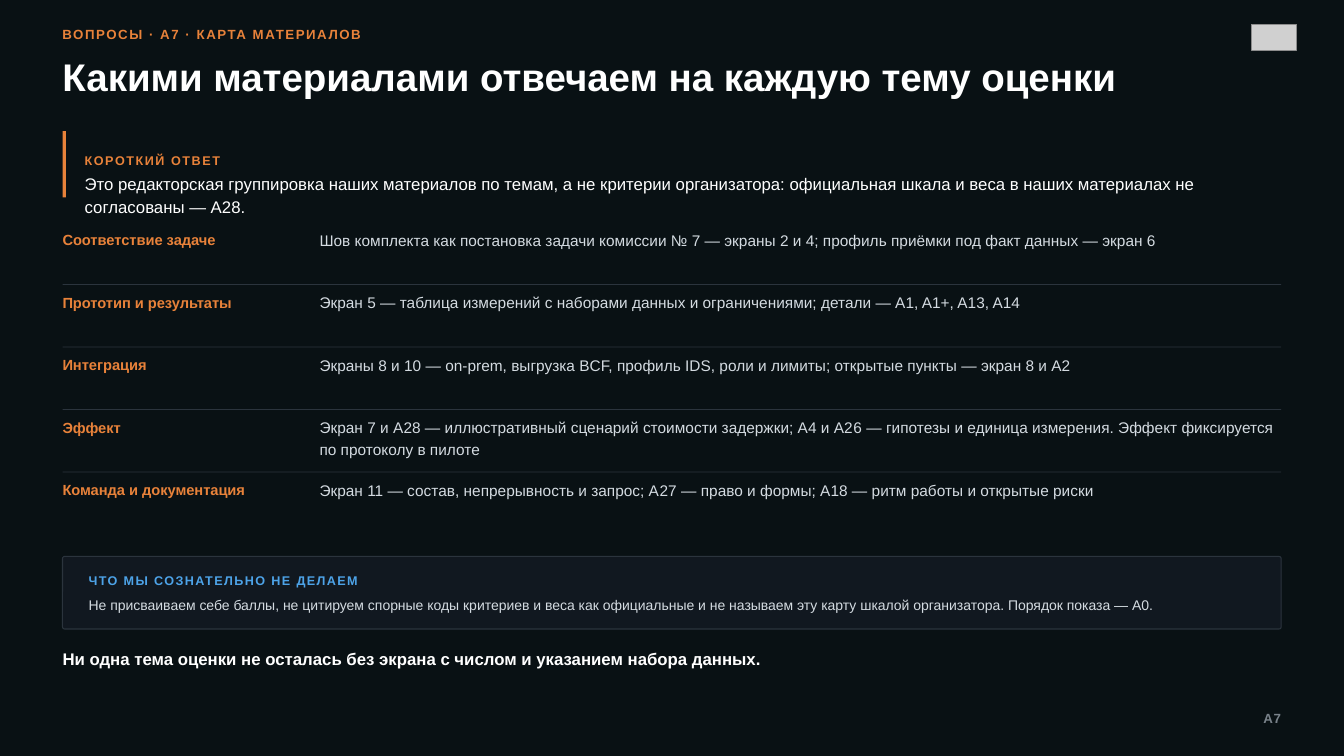
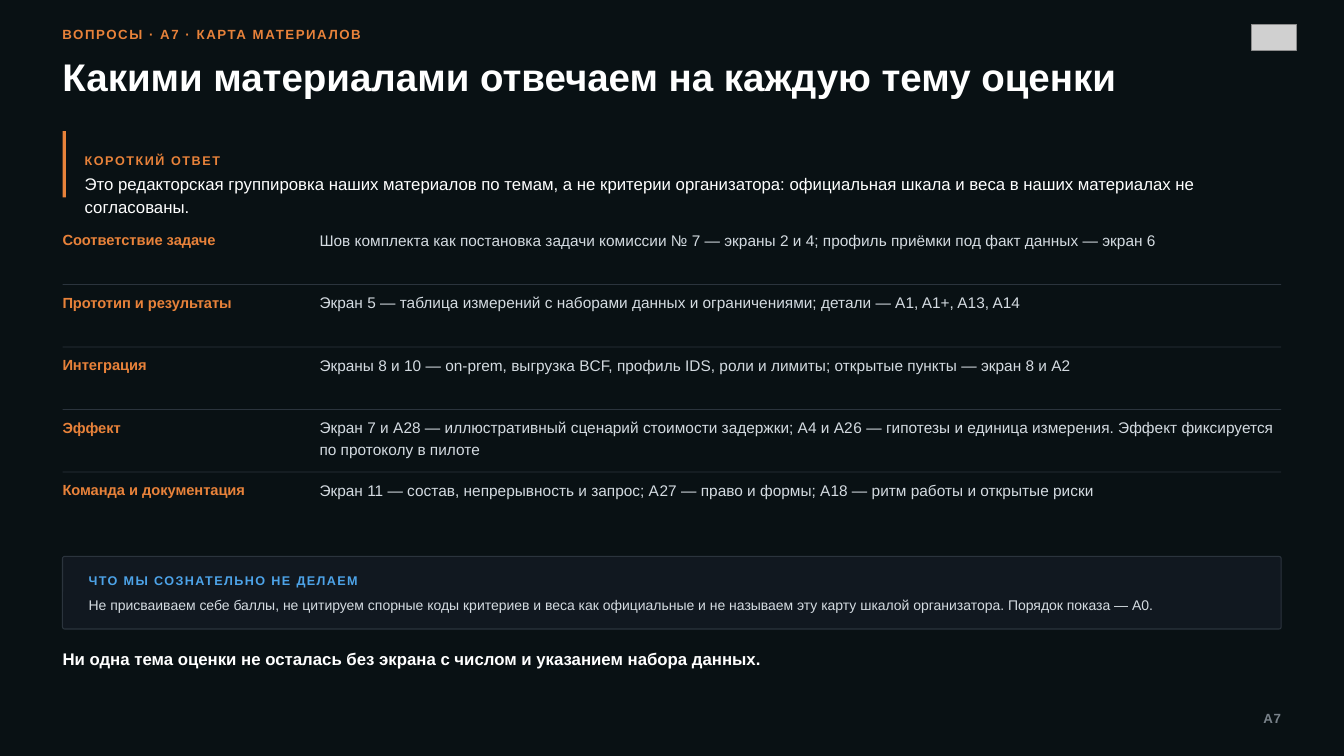
Before and after one commit to KonkovDV/AeroBIM, a slide deck: slide 20 of submission/03-presentation/AeroBIM-full.pptx. Drawn at 1344x756 pixels with LibreOffice and Linux fonts; fonts in the diff are those of the drawing; grey boxes stand for pictures; background and template pictures are left out; a plain dark background stands for a picture behind light text. Boxes give left, top, right and bottom in pixels: in the first picture for what was removed or moved away, otherwise in the second. Text is boxed around its words. In the diff, an @@ line names an element or a change of style, - is before the commit and + after.

```diff
--- a/submission/03-presentation/AeroBIM-full.pptx
+++ b/submission/03-presentation/AeroBIM-full.pptx
@@ text at <box>85,178,1194,213</box>: text changed @@
-Это редакторская группировка наших материалов по темам, а не критерии организатора: официальная шкала и веса в наших материалах не согласованы — A28.
+Это редакторская группировка наших материалов по темам, а не критерии организатора: официальная шкала и веса в наших материалах не согласованы.
```
Also in this commit, not shown: 1 other slide changed, 1 other file.
